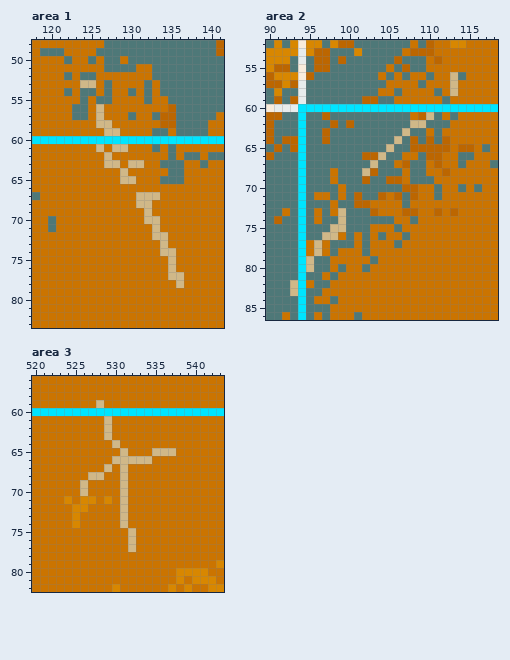
A pixel-art file gets an edit: art/sunset_deck_master.aseprite. The first picture shows the starting point.
700x350 pixels, 1 frame. Colours within 5 levels of each other are drawn and written as one. Shown: area 1: x 118..141, y 48..83; area 2: x 90..118, y 52..86; area 3: x 520..543, y 56..82. The commit also changed other parts of the picture, which this record leaves out.
Now the later version:
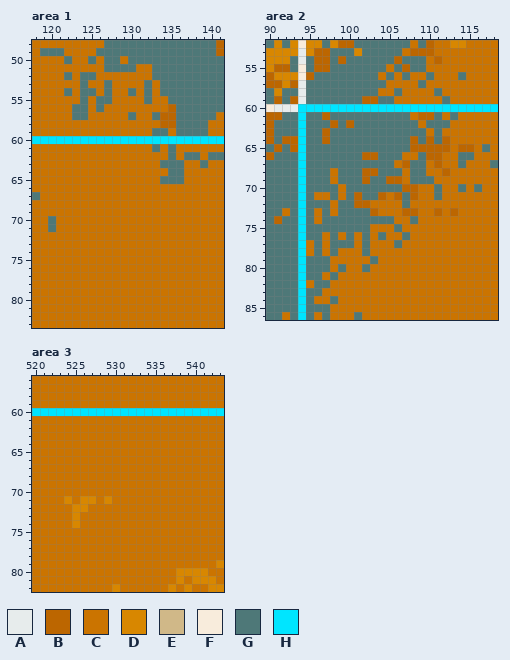
Palette (. is transparent): A #e7ecec  B #bc6600  C #cb7400  D #d88700  E #d0b888  F #f8ecdc  G #4e7878  H #00e5ff
The exact change:
layer "Player/Distress" now hidden
Area 1:
y 53: x 124..125 EE -> GC
y 56: x 126 E -> G
y 57: x 126 E -> C
y 58: x 126..127 EE -> CC
y 59: x 127..128 EE -> CC
y 61: x 126 E -> C; x 128..129 EE -> CC
y 62: x 127 E -> C
y 63: x 127..128 EE -> CC; x 130..131 EE -> CC
y 64: x 129 E -> C
y 65: x 129..130 EE -> CC
y 67: x 131..133 EEE -> CCC
y 68: x 131..132 EE -> CC
y 69: x 132 E -> C
y 70: x 132..133 EE -> CC
y 71: x 133 E -> C
y 72: x 133..134 EE -> CC
y 73: x 134 E -> C
y 74: x 134..135 EE -> CC
y 75..76: x 135 E -> C
y 77: x 135..136 EE -> CC
y 78: x 136 E -> C
Area 2:
y 56..58: x 113 E -> C
y 61: x 110 E -> B
y 62: x 108..109 EE -> GC
y 63: x 107 E -> G
y 64: x 106 E -> G
y 65: x 105 E -> G
y 66: x 104 E -> G
y 67: x 103 E -> G
y 68: x 102 E -> B
y 73..74: x 99 E -> G
y 75: x 98..99 EE -> GG
y 76: x 97..98 EE -> CG
y 77..78: x 96 E -> G
y 79..80: x 95 E -> G
y 82..83: x 93 E -> G
Area 3:
y 59: x 528 E -> C
y 61..63: x 529 E -> C
y 64: x 530 E -> C
y 65: x 531 E -> C; x 535..537 EEE -> CCC
y 66: x 530..534 EEEEE -> CCCCC
y 67: x 529 E -> C; x 531 E -> C
y 68: x 527..528 EE -> CC; x 531 E -> C
y 69..70: x 526 E -> C; x 531 E -> C
y 71..74: x 531 E -> C
y 75..77: x 532 E -> C
